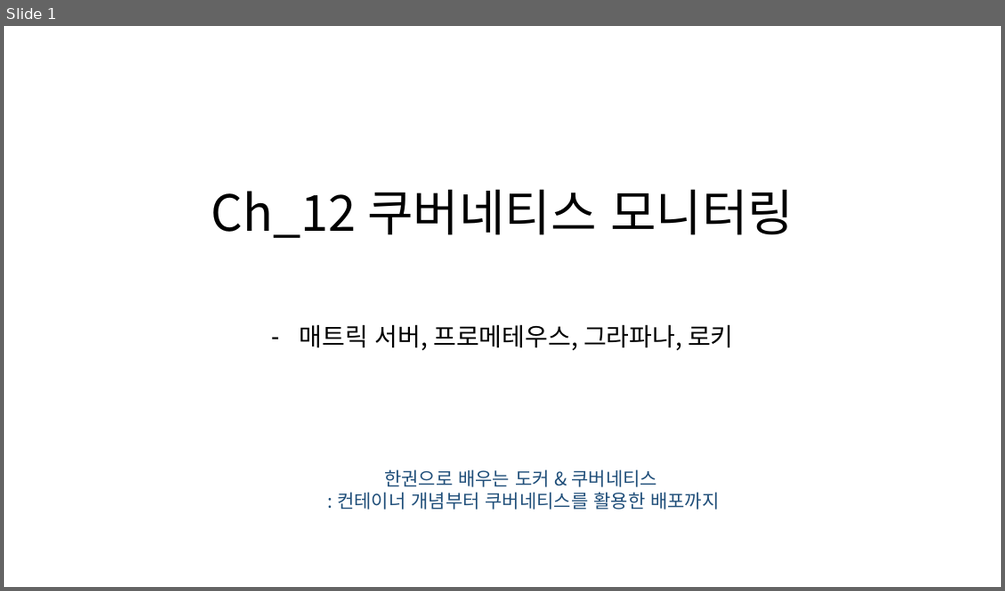
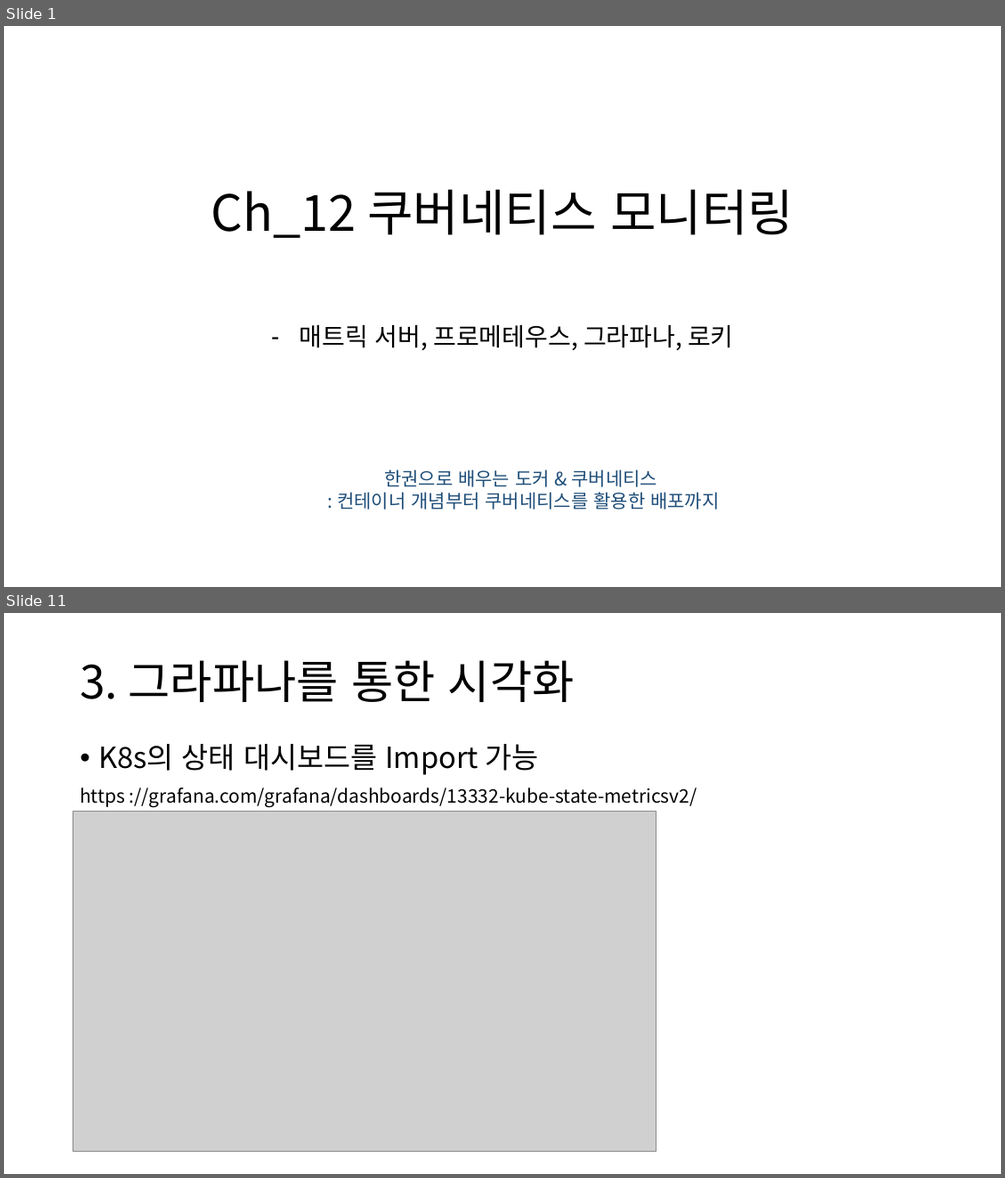
Before and after one commit to restful3/ds4th_study, a slide deck: source/도커심화_한권으로_배우는_도커_&_쿠버네티스/ch12_쿠버네티스모니터링.pptx. Shown one above the other, each under a label of ours: slide 1 before the commit, slides 1 and 11 after it; the slides between them are not shown. The pictures are 1005x591 and 1005x1178 pixels, drawn with LibreOffice and Linux fonts; fonts in the diff are those of the drawing; grey boxes stand for pictures. Boxes give left, top, right and bottom in pixels: in the first picture for what was removed or moved away, otherwise in the second. Text is boxed around its words. In the diff, an @@ line names an element or a change of style, - is before the commit and + after.

```diff
--- a/source/도커심화_한권으로_배우는_도커_&_쿠버네티스/ch12_쿠버네티스모니터링.pptx
+++ b/source/도커심화_한권으로_배우는_도커_&_쿠버네티스/ch12_쿠버네티스모니터링.pptx
@@ slide 11 added at [4,613,1001,1174], background #FFFFFF @@
@@ title added at [80,660,574,702], 44 pt, text #000000 @@
+3. 그라파나를 통한 시각화
@@ text added at [98,744,538,775], 28 pt, text #000000 @@
+• K8s의 상태 대시보드를 Import 가능
@@ text added at [80,787,697,807], 18 pt, text #000000 @@
+https ://grafana.com/grafana/dashboards/13332-kube-state-metricsv2/
@@ picture added at [73,811,657,1151] @@
```
Also in this commit, not shown: 2 slides changed, 13 other slides added, 1 other file.
